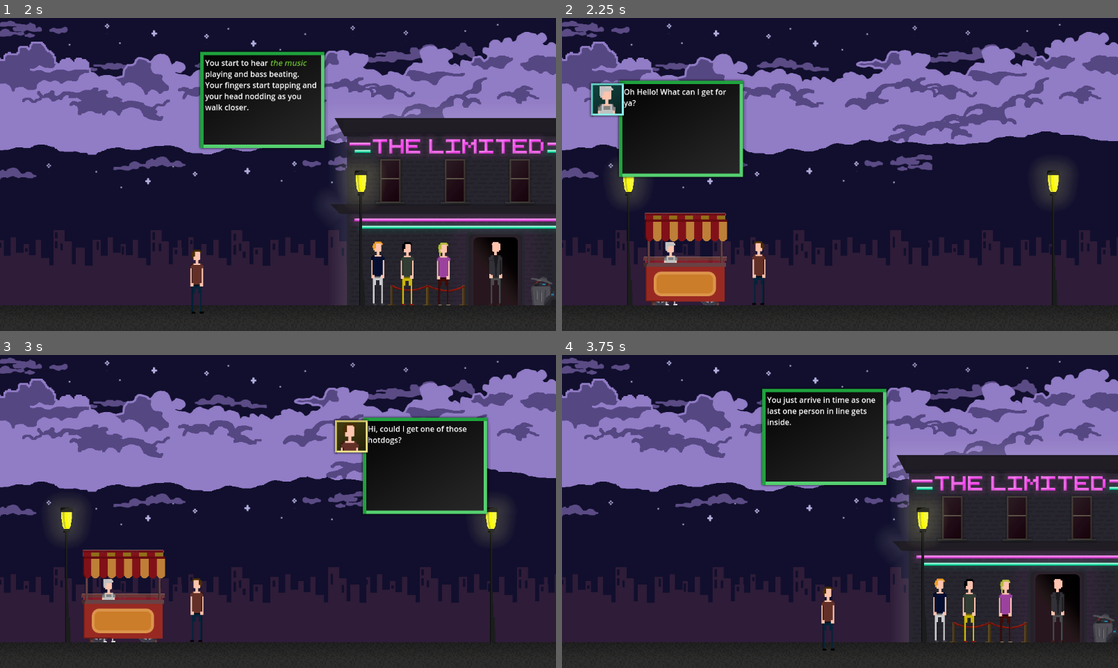
Above: before the commit, frames 1-4 (two rows, left to right).
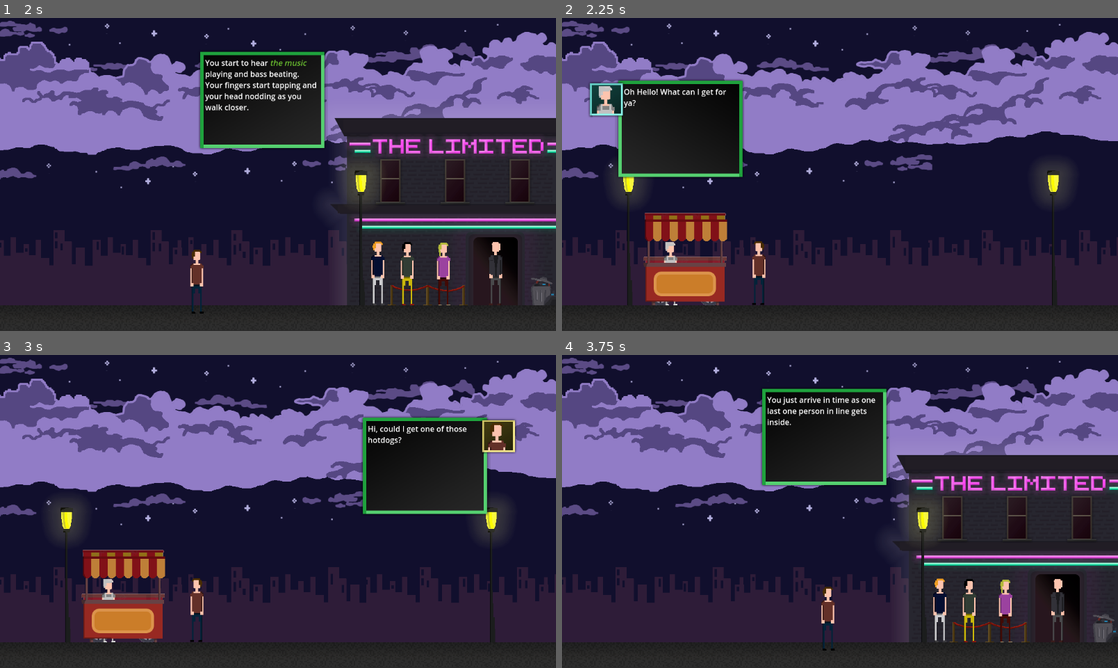
Above: after the commit, the same moments.

Repository: LudumSJB/The-Limited
Game: Godot game, scene res://scenes/MainMenu.tscn
The game is run twice, just before and just after one commit, with the same random seed, the same clock (stepped at 60 frames per second) and the same inputs.
Inputs:
- Up to frame 1 (2 s): click "Play" at 0.5 s; tap Enter (ui_accept) at 1.25, 1.52 s; hold D (right) from 1.28 s (still down); tap Space (action_button) at 1.35 s
- Up to frame 2 (2.25 s): keep holding D (right); tap Enter (ui_accept) at 2 s; tap N (next_level) at 2.1 s
- Up to frame 3 (3 s): tap Enter (ui_accept) at 2.27, 2.75 s; release D (right) at 2.78 s; hold A (left) from 2.78 s (still down); tap Space (action_button) at 2.85 s
- Up to frame 4 (3.75 s): tap Enter (ui_accept) at 3.5 s; release A (left) at 3.53 s; hold D (right) from 3.53 s (still down); tap N (next_level) at 3.6 s

Frame 1 is identical in both runs. In frame 2, 0.6% of the frame differs, in the area x 4-33%, y 20-51%; in frame 3, 1.4%, in the area x 60-93%, y 20-32%; in frame 4, nothing differs.

Commit message:
simplify dialog system

Diff:
--- a/scripts/dialog_system.gd
+++ b/scripts/dialog_system.gd
@@ -33,7 +33,7 @@
 var close_dialog_after_dialog_close: bool = false
 var play_minigame_after_dialog_close: bool = false
 
-var timeout_press_time = 0.5
+var timeout_press_time = 0.2
 var timeout_press = 0
 
 var root: Node
@@ -112,20 +112,17 @@
 			sprite_2d.position = dialog_position_0.position
 		elif dialog.dialog_position == 1:
 			sprite_2d.position = dialog_position_1.position
+			sprite_2d.flip_h = false
+			face.position = face_position_0.position
 		elif dialog.dialog_position == 2:
 			sprite_2d.position = dialog_position_2.position
+			sprite_2d.flip_h = true
+			face.position = face_position_1.position
 
 	# change face and its position relative to dialog box
 	if dialog.has("face"):
 		face.visible = true
 		face.texture = faces[dialog.face]
-		if dialog.has("position"):
-			if dialog.position == 0:
-				sprite_2d.flip_h = false
-				face.position = face_position_0.position
-			else:
-				sprite_2d.flip_h = true
-				face.position = face_position_1.position
 	else:
 		face.visible = false
 
